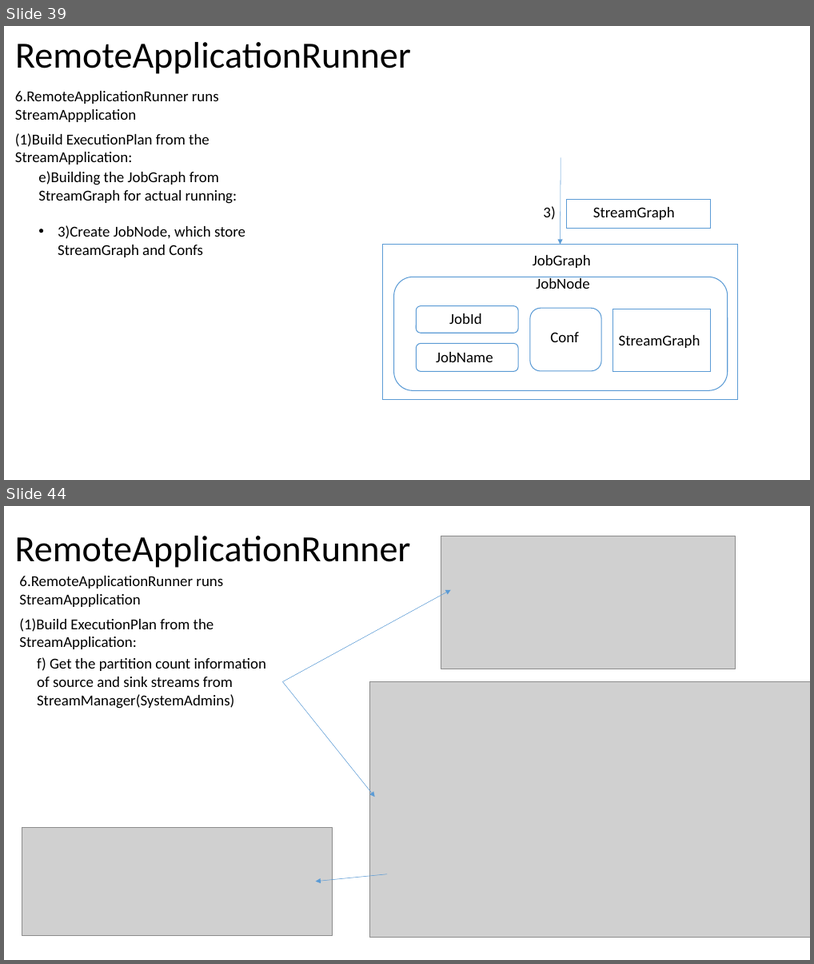
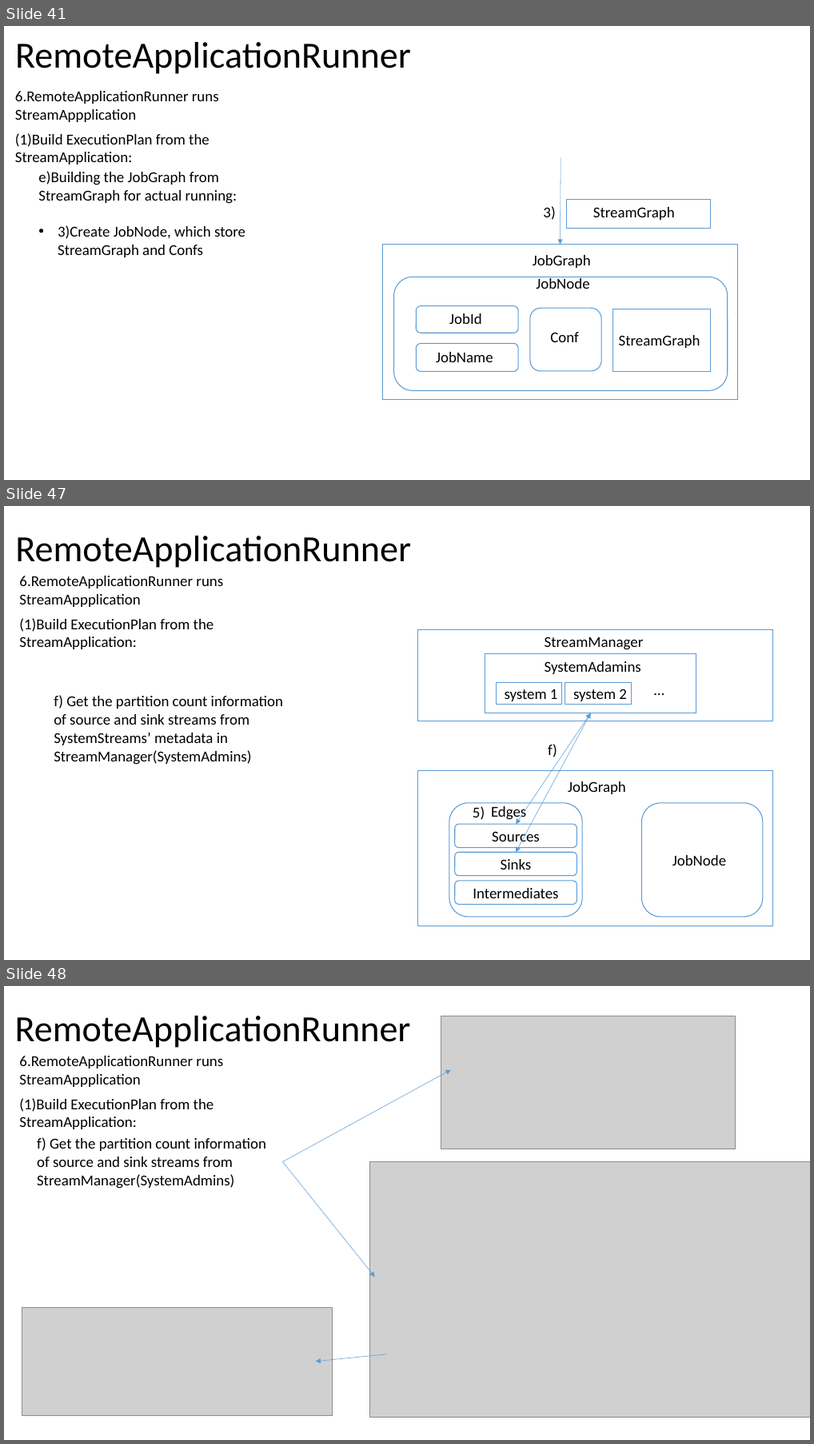
Before and after one commit to Swrrt/Samza-Documents, a slide deck: Documentation/SamzaStructure.pptx. Shown one above the other, each under a label of ours: slides 39 and 44 before the commit, slides 41, 47 and 48 after it; the slides between them are not shown. The pictures are 814x964 and 814x1444 pixels, drawn with LibreOffice and Linux fonts; fonts in the diff are those of the drawing; grey boxes stand for pictures. Boxes give left, top, right and bottom in pixels: in the first picture for what was removed or moved away, otherwise in the second. Text is boxed around its words. In the diff, an @@ line names an element or a change of style, - is before the commit and + after.

Commit message:
Only with partition count

```diff
--- a/Documentation/SamzaStructure.pptx
+++ b/Documentation/SamzaStructure.pptx
@@ slide 47 added at <box>4,506,810,960</box>, background #FFFFFF @@
@@ title added at <box>15,536,411,568</box>, 44 pt, text #000000 @@
+RemoteApplicationRunner
@@ text added at <box>19,576,223,607</box>, 18 pt, text #000000 @@
+6.RemoteApplicationRunner runs StreamAppplication
@@ text added at <box>19,618,214,649</box>, 18 pt, text #000000 @@
+(1)Build ExecutionPlan from the StreamApplication:
@@ rectangle added at <box>418,629,774,720</box>, fill #FFFFFF, outline #5B9BD5 1 pt @@
@@ text added at <box>545,636,644,650</box>, 18 pt, text #000000 @@
+StreamManager
@@ rectangle added at <box>486,654,697,713</box>, fill #FFFFFF, outline #5B9BD5 1 pt @@
@@ text added at <box>545,661,642,674</box>, 18 pt, text #000000 @@
+SystemAdamins
@@ text added at <box>54,695,283,764</box>, 18 pt, text #000000 @@
+f) Get the partition count information of source and sink streams from SystemStreams’ metadata in StreamManager(SystemAdmins)
@@ rectangle added at <box>497,683,562,704</box>, fill #FFFFFF, outline #5B9BD5 1 pt @@
@@ text added at <box>505,688,558,701</box>, 18 pt, text #000000 @@
+system 1
@@ rectangle added at <box>566,683,631,704</box>, fill #FFFFFF, outline #5B9BD5 1 pt @@
@@ text added at <box>574,688,627,701</box>, 18 pt, text #000000 @@
+system 2
@@ text added at <box>649,677,698,701</box>, 18 pt, text #000000 @@
+…
@@ double arrow added from (516, 824) to (591, 713), #5B9BD5 0.5 pt @@
@@ double arrow added from (516, 852) to (591, 713), #5B9BD5 0.5 pt @@
@@ text added at <box>548,744,558,757</box>, 18 pt, text #000000 @@
+f)
@@ rectangle added at <box>418,770,774,926</box>, fill #FFFFFF, outline #5B9BD5 1 pt @@
@@ text added at <box>568,781,626,794</box>, 18 pt, text #000000 @@
+JobGraph
@@ rounded rectangle added at <box>450,803,583,916</box>, fill #FFFFFF, outline #5B9BD5 1 pt @@
@@ text added at <box>473,806,485,820</box>, 18 pt, text #000000 @@
+5)
@@ text added at <box>491,806,526,820</box>, 18 pt, text #000000 @@
+Edges
@@ rounded rectangle added at <box>642,803,763,916</box>, fill #FFFFFF, outline #5B9BD5 1 pt @@
@@ rounded rectangle added at <box>455,824,578,847</box>, fill #FFFFFF, outline #5B9BD5 1 pt, 18 pt, text #000000 @@
+Sources
@@ rounded rectangle added at <box>455,852,578,876</box>, fill #FFFFFF, outline #5B9BD5 1 pt, 18 pt, text #000000 @@
+Sinks
@@ text added at <box>673,855,726,865</box>, 18 pt, text #000000 @@
+JobNode
@@ rounded rectangle added at <box>455,880,578,904</box>, fill #FFFFFF, outline #5B9BD5 1 pt, 18 pt, text #000000 @@
+Intermediates
@@ what was slide 39 is now slide 41 @@
@@ what was slide 44 is now slide 48 @@
```
Also in this commit, not shown: 4 slides changed, 4 other slides added.
